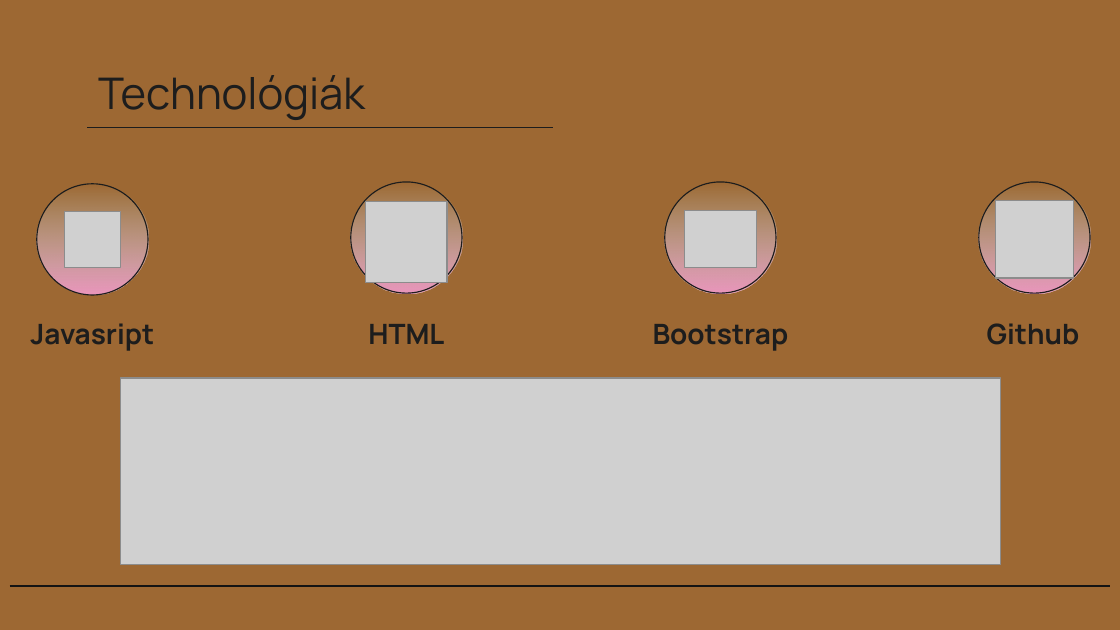
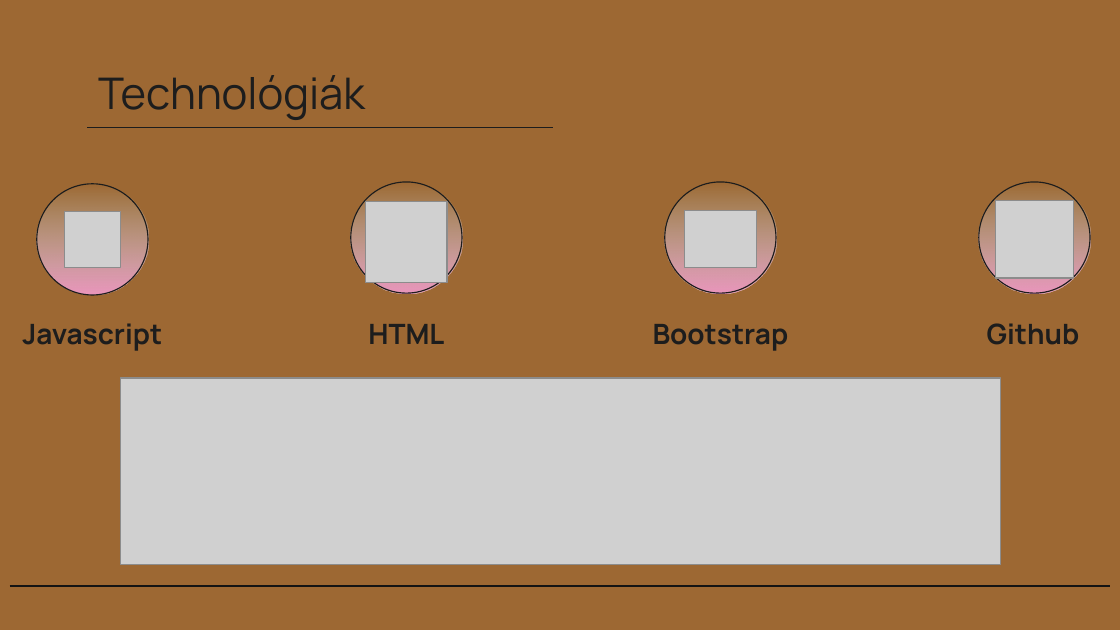
Before and after one commit to kovacspeter07/Proj-Coffee-9c, a slide deck: slide 6 of Prezentáció.pptx. Drawn at 1120x630 pixels with LibreOffice and Linux fonts; fonts in the diff are those of the drawing; grey boxes stand for pictures. Boxes give left, top, right and bottom in pixels: in the first picture for what was removed or moved away, otherwise in the second. Text is boxed around its words. In the diff, an @@ line names an element or a change of style, - is before the commit and + after.

```diff
--- a/Prezentáció.pptx
+++ b/Prezentáció.pptx
@@ title at [22,323,162,351]: text changed @@
-Javasript
+Javascript
```
Also in this commit, not shown: 7 other slides changed, 1 slide added, 1 slide removed.
